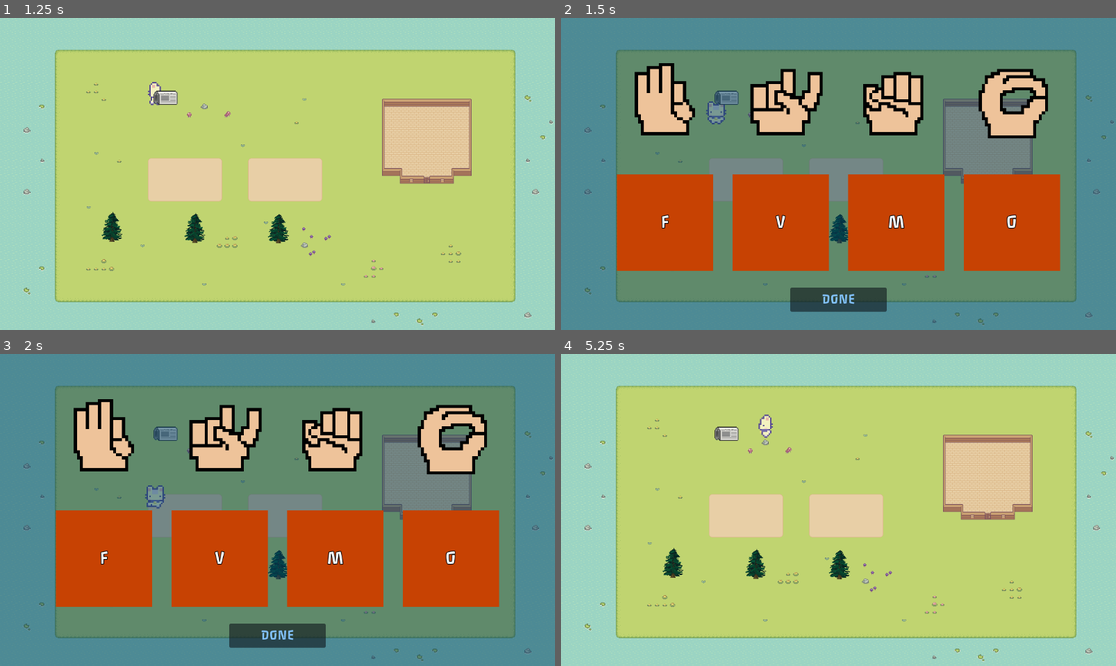
Above: before the commit, frames 1-4 (two rows, left to right).
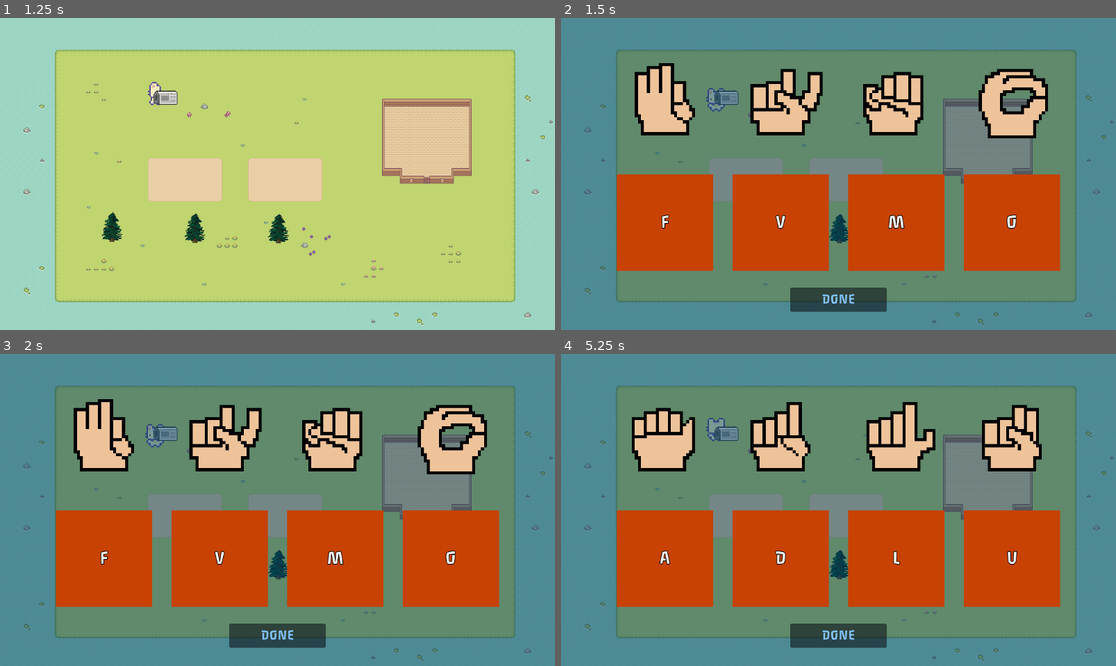
Above: after the commit, the same moments.

Repository: Saylopong/Capstone-UMGC
Game: Godot game, scene res://Scenes/Game_Manager/Game_Manager.tscn
The game is run twice, just before and just after one commit, with the same random seed, the same clock (stepped at 60 frames per second) and the same inputs. The engine's default icon, where the game draws it, is replaced by a stand-in: a white triangle on a blue panel in a dark square.
Inputs (mouse positions are in pixels of both pictures, inside the frame that each line leads up to):
- Up to frame 1 (1.25 s): tap Enter at 0.5 s; hold D (Right) from 0.53 s (still down); hold E (Interact) from 0.53 s (still down)
- Up to frame 2 (1.5 s): tap Space at 1.25 s; release D (Right) at 1.28 s; release E (Interact) at 1.28 s; hold S (Down) from 1.28 s (still down); tap E (Interact) at 1.35 s
- Up to frame 3 (2 s): keep holding S (Down)
- Up to frame 4 (5.25 s): release S (Down) at 2 s; click "DONE" at 2 s; tap Enter at 2.75 s; hold D (Right) 2.78-3.5 s; hold E (Interact) 2.78-3.5 s; click (838, 634) at 3.5 s, where only the run after the commit has a clickable "DONE"; tap Space at 4.25 s; hold W (Up) 4.28-5.03 s; tap E (Interact) at 4.35 s; hold A (Left) from 5.03 s (still down); hold E (Interact) from 5.03 s (still down)

Frame 1 is identical in both runs. In frame 2, 0.2% of the frame differs, in the area x 26-30%, y 22-35%; in frame 3, 0.3%; in frame 4, 99%, in the area x 0-100%, y 0-100%.

Commit message:
Cleaning up unnecessary code and working on pause functions

Diff:
--- a/Capstone Project/capstone-project/Scenes/ASL_UI/ASL_Learning/ASL_Learning_UI.gd
+++ b/Capstone Project/capstone-project/Scenes/ASL_UI/ASL_Learning/ASL_Learning_UI.gd
@@ -18,11 +18,11 @@
 ]
 
 func start_learning(new_signs: Array[ASLSign]):
-	print("started learning ASL_Learning_UI")
+
 	for i in range(new_signs.size()):
 		asl_images.get(i).texture = new_signs.get(i).image
 		meanings.get(i).text = new_signs.get(i).meaning
-		print("sign ",i," created")
+
 
 
 func _on_button_pressed() -> void:
--- a/Capstone Project/capstone-project/Scenes/ASL_UI/ASL_Quiz/ASL_Quiz_UI.gd
+++ b/Capstone Project/capstone-project/Scenes/ASL_UI/ASL_Quiz/ASL_Quiz_UI.gd
@@ -51,7 +51,6 @@
 	mp_background.show()
 	image_container.show()
 	randomize_correct_answer()
-	print("Randomized CA:",correct_answer)
 
 func start_quiz(questions: Array[ASLQuestion]):
 	#clears previosu quiz_questions array
--- a/Capstone Project/capstone-project/Scenes/Farm/farm.tscn
+++ b/Capstone Project/capstone-project/Scenes/Farm/farm.tscn
@@ -10,6 +10,7 @@
 size = Vector2(29.5, 17)
 
 [node name="Farm" type="Node2D" unique_id=1743081988]
+process_mode = 1
 script = ExtResource("1_p01lv")
 
 [node name="TREE1" parent="." unique_id=626465503 instance=ExtResource("3_3fh50")]
--- a/Capstone Project/capstone-project/Scenes/Game_Manager/Game_Manager.gd
+++ b/Capstone Project/capstone-project/Scenes/Game_Manager/Game_Manager.gd
@@ -39,7 +39,7 @@
 
 var last_quiz_tree: String
 
-
+var game_paused: bool = false
 
 func _ready() -> void:
 	#connects functions to signals
@@ -50,11 +50,8 @@
 	SignalHub.player_entered_home.connect(load_home)
 	SignalHub.player_left_home.connect(load_farm)
 	SignalHub.learning_finished.connect(end_learning)
-
-	database1.is_learned_test()
-	database2.is_learned_test()
-	database3.is_learned_test()
-
+	SignalHub.pause_game.connect(pause_game)
+	SignalHub.unpause_game.connect(unpause_game)
 	load_farm()
 
 
@@ -101,26 +98,35 @@
 func Handle_Interact(Interactable: String):
 	match Interactable:
 		"TREE1":
-			print("Quiz Started")
+			#Changes how asl_quiz_ui interacts when the tree is paused.
+			asl_quiz_ui.process_mode = Node.PROCESS_MODE_ALWAYS
+			get_tree().paused = true
 			asl_quiz_ui.start_quiz(CreateASLQuiz.new().createQuiz(database1.get_all_questions()))
 			asl_learning_ui.hide()
 			asl_quiz_ui.show()
 			tree1_total_questions += QUESTIONS_IN_QUIZ
 			last_quiz_tree = "TREE1"
 		"TREE2":
+			#Changes how asl_quiz_ui interacts when the tree is paused.
+			asl_quiz_ui.process_mode = Node.PROCESS_MODE_ALWAYS
+			get_tree().paused = true
+
 			asl_quiz_ui.start_quiz(CreateASLQuiz.new().createQuiz(database2.get_all_questions()))
 			asl_learning_ui.hide()
 			asl_quiz_ui.show()
 			tree2_total_questions += QUESTIONS_IN_QUIZ
 			last_quiz_tree = "TREE2"
 		"TREE3":
+			#Changes how asl_quiz_ui interacts when the tree is paused.
+			asl_quiz_ui.process_mode = Node.PROCESS_MODE_ALWAYS
+			get_tree().paused = true
+
 			asl_quiz_ui.start_quiz(CreateASLQuiz.new().createQuiz(database3.get_all_questions()))
 			asl_learning_ui.hide()
 			asl_quiz_ui.show()
 			tree3_total_questions += QUESTIONS_IN_QUIZ
 			last_quiz_tree = "TREE3"
 		"NEWSPAPER":
-			print("Learning Started")
 			asl_quiz_ui.hide()
 			asl_learning_ui.show()
 			show_new_signs()
@@ -133,8 +139,9 @@
 #difficulty level.
 func show_new_signs():
 	var show_one_ui = false
+	asl_learning_ui.process_mode = Node.PROCESS_MODE_ALWAYS
+	get_tree().paused = true
 	if(database1.is_learned == false && show_one_ui == false):
-		print("Displaying")
 		asl_learning_ui.start_learning(CreateASLLearning.createLearning(database1.get_all_questions()))
 		asl_learning_ui.show()
 		database1.is_learned_test()
@@ -164,9 +171,13 @@
 			tree3_correct += correclty_answered
 
 	asl_quiz_ui.hide()
+	asl_quiz_ui.process_mode = Node.PROCESS_MODE_INHERIT
+	get_tree().paused = false
 
 func end_learning():
 	asl_learning_ui.hide()
+	asl_learning_ui.process_mode = Node.PROCESS_MODE_INHERIT
+	get_tree().paused = false
 
 #adds all tree data to tree_data array.
 #emits signal with array of tree data.
@@ -191,3 +202,14 @@
 func player_left_interactable_zone(object: String):
 	print("Character left:",object)
 	in_zone.erase(object)
+
+func pause_game():
+	if(asl_learning_ui.visible == true):
+		asl_learning_ui.process_mode = Node.PROCESS_MODE_INHERIT
+	if(asl_quiz_ui.visible == true):
+		asl_quiz_ui.process_mode = Node.PROCESS_MODE_INHERIT
+	get_tree().paused = true
+
+func unpause_game():
+	if(asl_learning_ui.visible == false && asl_quiz_ui.visible == false):
+		get_tree().paused = false
--- a/Capstone Project/capstone-project/Scripts/ASL Sign Generators/ASLLearning/ASLLearning.gd
+++ b/Capstone Project/capstone-project/Scripts/ASL Sign Generators/ASLLearning/ASLLearning.gd
@@ -13,5 +13,5 @@
 
 	#sets new_sign is_unlocked to true
 	new_sign.is_unlocked = true
-	print("ASLLearning -> returning new sign: ",new_sign.meaning)
+	print("new sign: ",new_sign.meaning)
 	return new_sign
--- a/Capstone Project/capstone-project/Scripts/Creation Classes/CreateASLLearning/CreateASLLearning.gd
+++ b/Capstone Project/capstone-project/Scripts/Creation Classes/CreateASLLearning/CreateASLLearning.gd
@@ -8,5 +8,5 @@
 
 	for i in AMT_OF_SIGNS:
 		learning.append(ASLLearning.generate_new_sign(database))
-	print("CreateASLLearning -> returning new learning")
+
 	return learning
